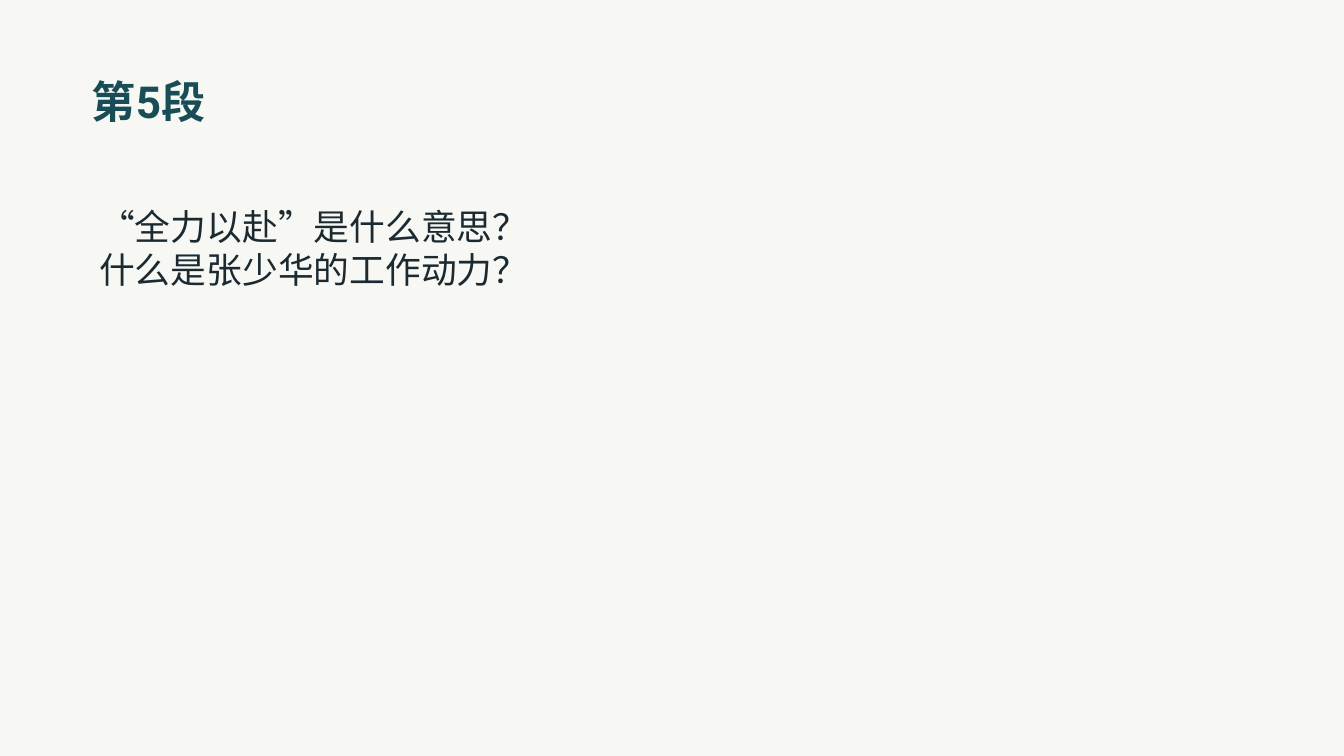
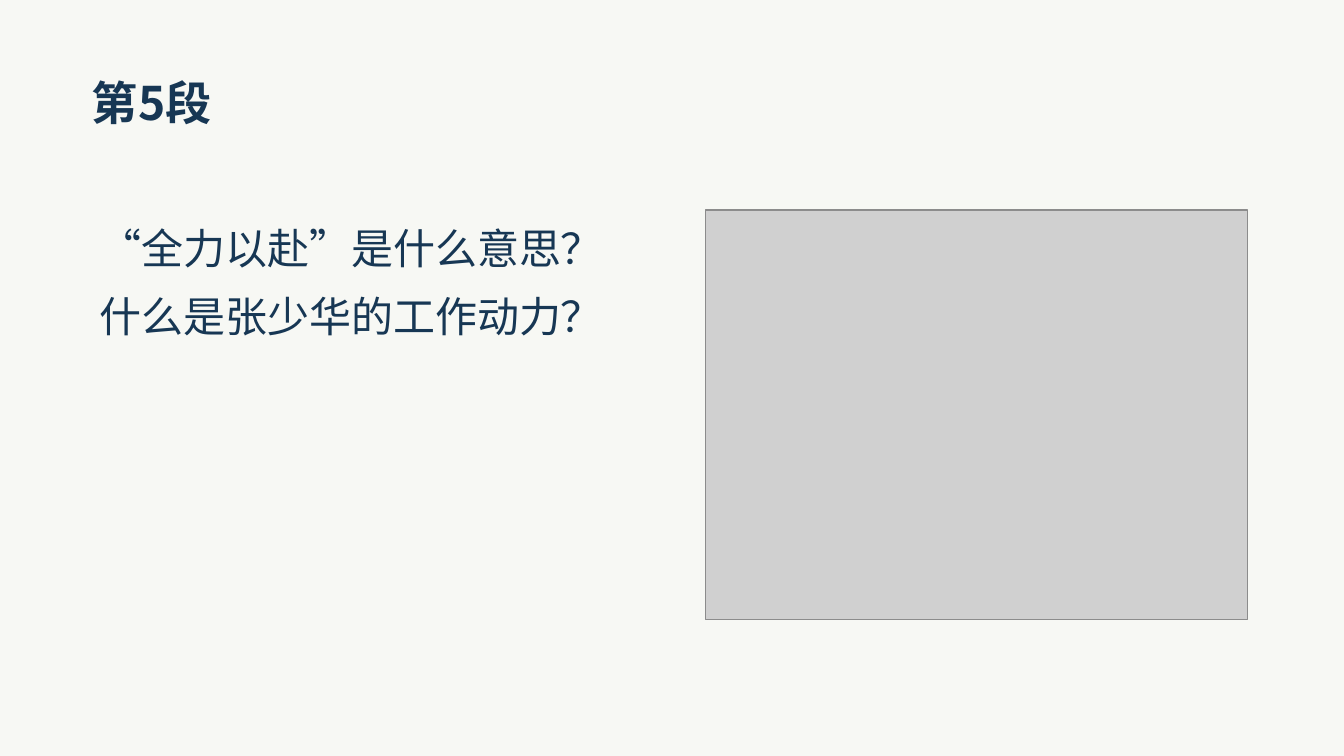
Before and after one commit to lf9675/huawentong-home, a slide deck: slide 13 of du/textbook/1hcl/unit6/shicheng-xuexi/teacher-slides.pptx. Drawn at 1344x756 pixels with LibreOffice and Linux fonts; fonts in the diff are those of the drawing; grey boxes stand for pictures. Boxes give left, top, right and bottom in pixels: in the first picture for what was removed or moved away, otherwise in the second. Text is boxed around its words. In the diff, an @@ line names an element or a change of style, - is before the commit and + after.

```diff
--- a/du/textbook/1hcl/unit6/shicheng-xuexi/teacher-slides.pptx
+++ b/du/textbook/1hcl/unit6/shicheng-xuexi/teacher-slides.pptx
@@ text "第5段" at bbox=[92, 80, 212, 124]: size 31.5 to 33 pt, font Roboto to Noto Sans CJK SC, text colour #184C56 to #173754 @@
@@ text "“全力以赴”是什么意思？" at bbox=[99, 228, 603, 336]: size 25.5 to 30 pt, text colour #1B2931 to #173754; line spacing 1 to 1.35 @@
@@ picture added at bbox=[706, 210, 1248, 619] @@
```
Also in this commit, not shown: 26 other slides changed, 6 slides added, 1 slide removed, 16 other files.
